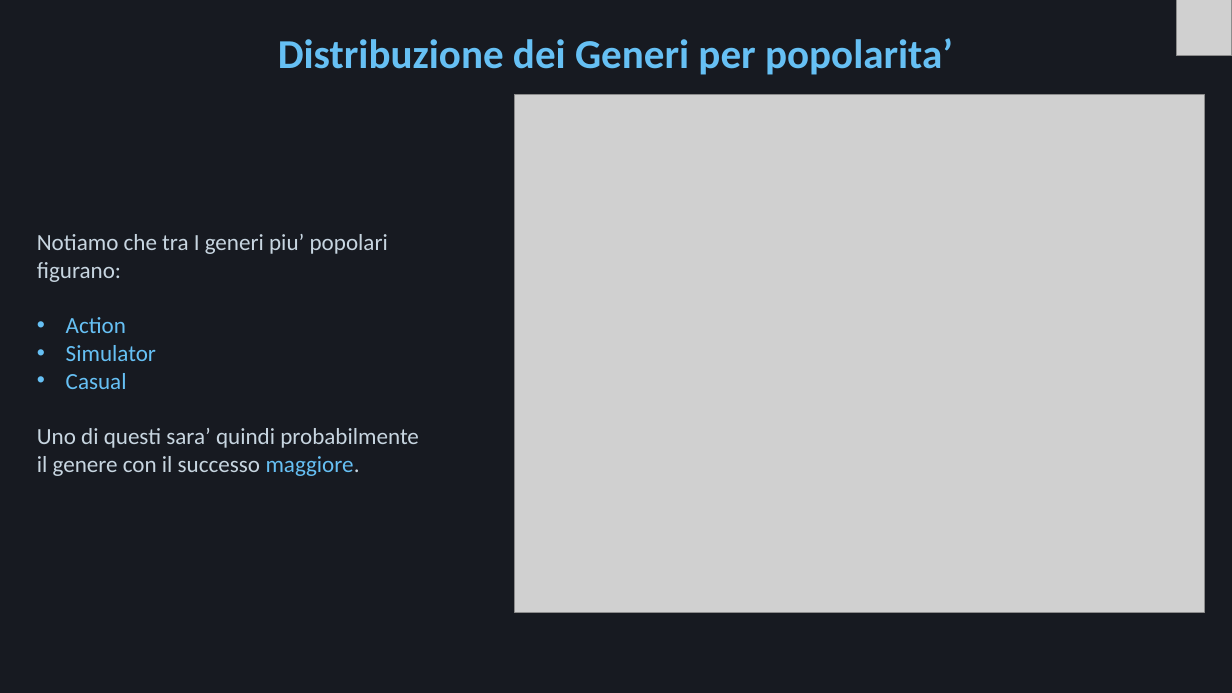
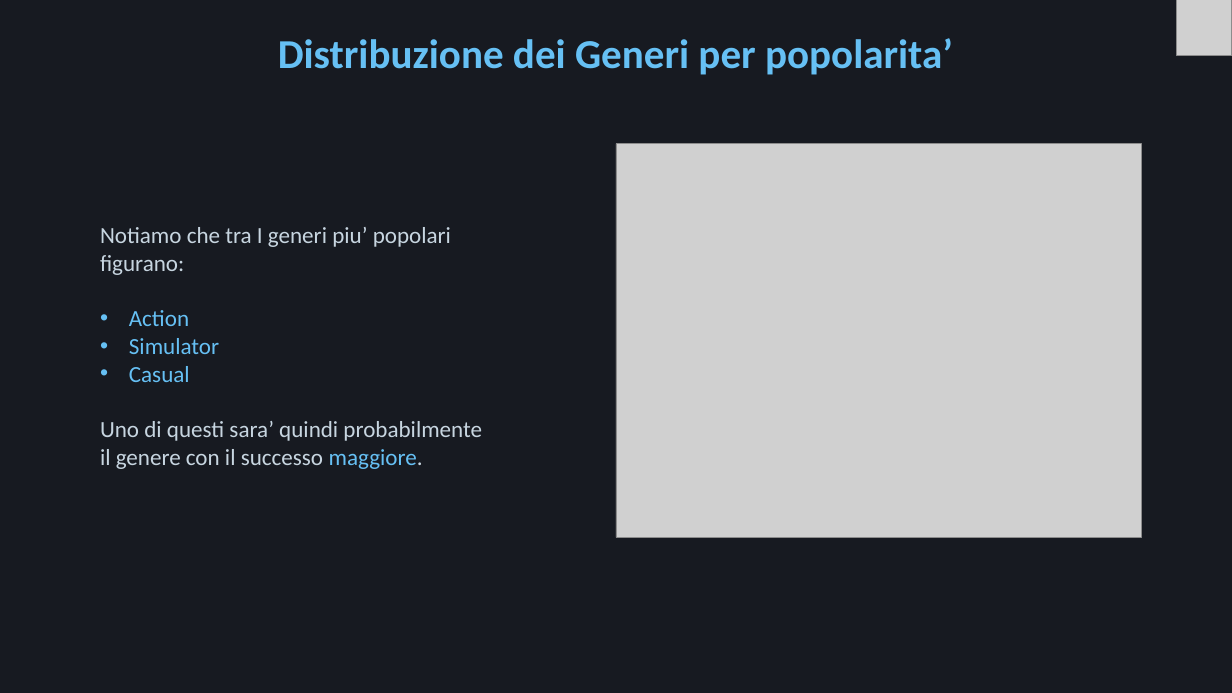
Before and after one commit to Mora11231/VisualizzazioneScientifica, a slide deck: slide 11 of Steam.pptx. Drawn at 1232x693 pixels with LibreOffice and Linux fonts; fonts in the diff are those of the drawing; grey boxes stand for pictures. Boxes give left, top, right and bottom in pixels: in the first picture for what was removed or moved away, otherwise in the second. Text is boxed around its words. In the diff, an @@ line names an element or a change of style, - is before the commit and + after.

```diff
--- a/Steam.pptx
+++ b/Steam.pptx
@@ picture: place and size @@
-picture at [515,95,1205,613]
+picture at [616,143,1141,537]
@@ text "Notiamo che tra I generi ...": place and size @@
-text "Notiamo che tra I generi ..." at [37,234,419,476]
+text "Notiamo che tra I generi ..." at [100,227,482,469]
```
Also in this commit, not shown: 12 other slides changed, 1 slide added, 1 slide removed, 4 other files.
